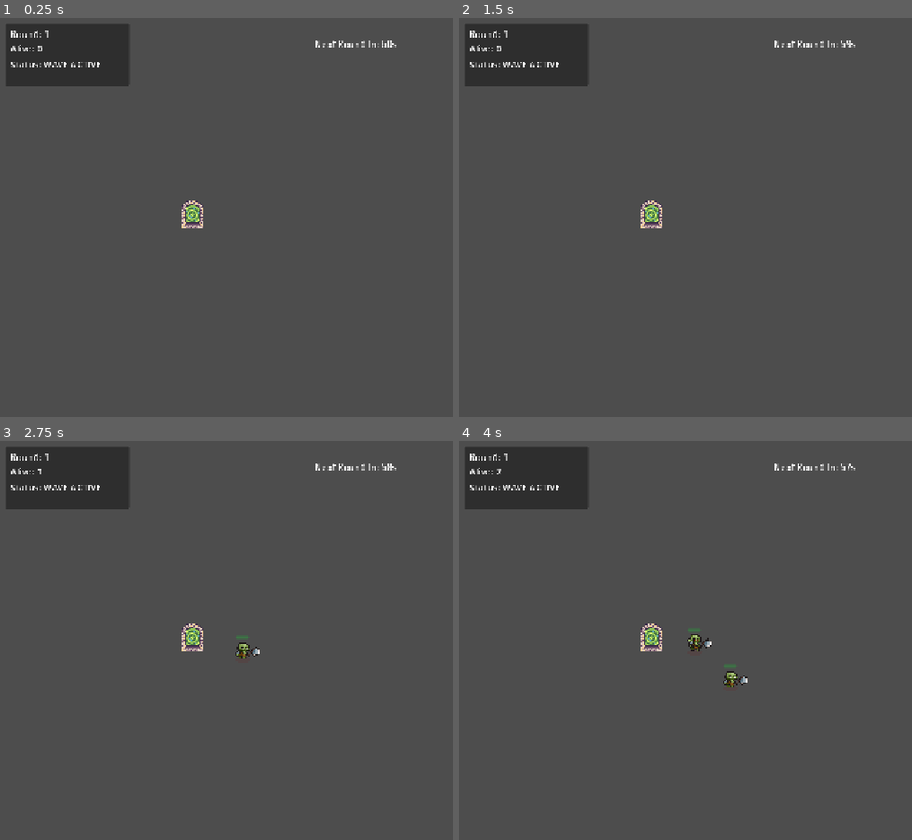
Above: before the commit, frames 1-4 (two rows, left to right).
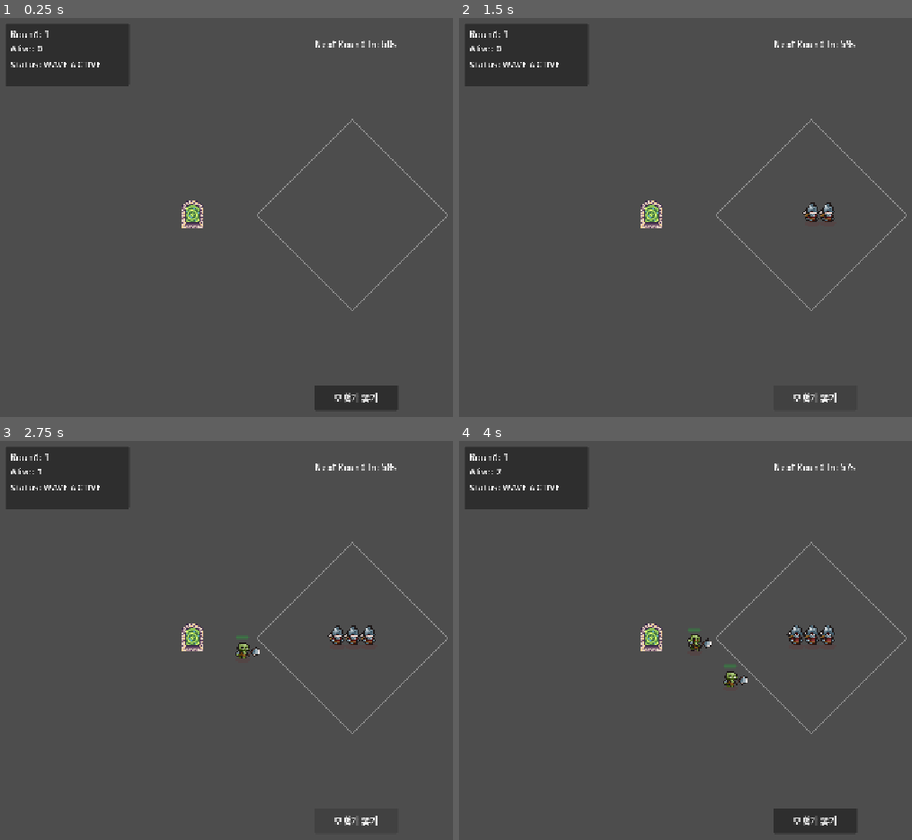
Above: after the commit, the same moments.

Repository: moriankimbusiness/heroes-are-made
Game: Godot game, scene res://scenes/levels/level_01.tscn
The game is run twice, just before and just after one commit, with the same random seed, the same clock (stepped at 60 frames per second) and the same inputs.
Inputs (mouse positions are in pixels of both pictures, inside the frame that each line leads up to):
- Up to frame 1 (0.25 s): no input
- Up to frame 2 (1.5 s): click (816, 397) at 0.5 s, where only the run after the commit has a clickable "모험가 뽑기"; click (816, 397) at 1.25 s, where only the run after the commit has a clickable "모험가 뽑기"
- Up to frame 3 (2.75 s): click (357, 820) at 2 s, where only the run after the commit has a clickable "모험가 뽑기"
- Up to frame 4 (4 s): move the mouse to (outside the picture) at 2.77 s; click (outside the picture) at 2.92 s; drag from (671, 660) to (780, 720) at 3.52 s

The runs differ from the first frame. In frame 1, 1.4% of the frame differs, in the area x 56-99%, y 25-99%; in frame 2, 0.7%; in frame 3, 0.8%; in frame 4, 1.7%.

Commit message:
Archive done TODO items and commit remaining project changes

Diff:
--- /dev/null
+++ b/assets/shaders/outline.gdshader
@@ -0,0 +1,21 @@
+shader_type canvas_item;
+
+uniform bool enabled = false;
+uniform vec4 outline_color : source_color = vec4(1.0, 1.0, 1.0, 1.0);
+uniform float width : hint_range(0.0, 10.0) = 1.0;
+
+void fragment() {
+	vec4 col = texture(TEXTURE, UV);
+	if (enabled && col.a < 0.5) {
+		vec2 ps = TEXTURE_PIXEL_SIZE;
+		float a = 0.0;
+		a += texture(TEXTURE, UV + vec2(-ps.x * width, 0.0)).a;
+		a += texture(TEXTURE, UV + vec2(ps.x * width, 0.0)).a;
+		a += texture(TEXTURE, UV + vec2(0.0, -ps.y * width)).a;
+		a += texture(TEXTURE, UV + vec2(0.0, ps.y * width)).a;
+		if (a > 0.0) {
+			col = outline_color;
+		}
+	}
+	COLOR = col;
+}
--- /dev/null
+++ b/scenes/heroes/base/hero_base.tscn
@@ -0,0 +1,303 @@
+[gd_scene format=3 uid="uid://6d25jelm06ao"]
+
+[ext_resource type="Script" uid="uid://n2jhiom70bwy" path="res://scripts/heroes/Hero.gd" id="1_hero"]
+[ext_resource type="Texture2D" uid="uid://dpvp507feuu68" path="res://assets/sprites/characters/Soldier.png" id="2_soldier"]
+[ext_resource type="Shader" uid="uid://cj2ur78opyjbh" path="res://assets/shaders/outline.gdshader" id="3_outline"]
+
+[sub_resource type="ShaderMaterial" id="ShaderMaterial_outline"]
+resource_local_to_scene = true
+shader = ExtResource("3_outline")
+shader_parameter/enabled = false
+shader_parameter/outline_color = Color(1, 1, 1, 1)
+shader_parameter/width = 1.0
+
+[sub_resource type="AtlasTexture" id="AtlasTexture_2_0"]
+atlas = ExtResource("2_soldier")
+region = Rect2(0, 200, 100, 100)
+
+[sub_resource type="AtlasTexture" id="AtlasTexture_2_1"]
+atlas = ExtResource("2_soldier")
+region = Rect2(100, 200, 100, 100)
+
+[sub_resource type="AtlasTexture" id="AtlasTexture_2_2"]
+atlas = ExtResource("2_soldier")
+region = Rect2(200, 200, 100, 100)
+
+[sub_resource type="AtlasTexture" id="AtlasTexture_2_3"]
+atlas = ExtResource("2_soldier")
+region = Rect2(300, 200, 100, 100)
+
+[sub_resource type="AtlasTexture" id="AtlasTexture_2_4"]
+atlas = ExtResource("2_soldier")
+region = Rect2(400, 200, 100, 100)
+
+[sub_resource type="AtlasTexture" id="AtlasTexture_2_5"]
+atlas = ExtResource("2_soldier")
+region = Rect2(500, 200, 100, 100)
+
+[sub_resource type="AtlasTexture" id="AtlasTexture_3_0"]
+atlas = ExtResource("2_soldier")
+region = Rect2(0, 300, 100, 100)
+
+[sub_resource type="AtlasTexture" id="AtlasTexture_3_1"]
+atlas = ExtResource("2_soldier")
+region = Rect2(100, 300, 100, 100)
+
+[sub_resource type="AtlasTexture" id="AtlasTexture_3_2"]
+atlas = ExtResource("2_soldier")
+region = Rect2(200, 300, 100, 100)
+
+[sub_resource type="AtlasTexture" id="AtlasTexture_3_3"]
+atlas = ExtResource("2_soldier")
+region = Rect2(300, 300, 100, 100)
+
+[sub_resource type="AtlasTexture" id="AtlasTexture_3_4"]
+atlas = ExtResource("2_soldier")
+region = Rect2(400, 300, 100, 100)
+
+[sub_resource type="AtlasTexture" id="AtlasTexture_3_5"]
+atlas = ExtResource("2_soldier")
+region = Rect2(500, 300, 100, 100)
+
+[sub_resource type="AtlasTexture" id="AtlasTexture_6_0"]
+atlas = ExtResource("2_soldier")
+region = Rect2(0, 600, 100, 100)
+
+[sub_resource type="AtlasTexture" id="AtlasTexture_6_1"]
+atlas = ExtResource("2_soldier")
+region = Rect2(100, 600, 100, 100)
+
+[sub_resource type="AtlasTexture" id="AtlasTexture_6_2"]
+atlas = ExtResource("2_soldier")
+region = Rect2(200, 600, 100, 100)
+
+[sub_resource type="AtlasTexture" id="AtlasTexture_6_3"]
+atlas = ExtResource("2_soldier")
+region = Rect2(300, 600, 100, 100)
+
+[sub_resource type="AtlasTexture" id="AtlasTexture_5_0"]
+atlas = ExtResource("2_soldier")
+region = Rect2(0, 500, 100, 100)
+
+[sub_resource type="AtlasTexture" id="AtlasTexture_5_1"]
+atlas = ExtResource("2_soldier")
+region = Rect2(100, 500, 100, 100)
+
+[sub_resource type="AtlasTexture" id="AtlasTexture_5_2"]
+atlas = ExtResource("2_soldier")
+region = Rect2(200, 500, 100, 100)
+
+[sub_resource type="AtlasTexture" id="AtlasTexture_5_3"]
+atlas = ExtResource("2_soldier")
+region = Rect2(300, 500, 100, 100)
+
+[sub_resource type="AtlasTexture" id="AtlasTexture_0_0"]
+atlas = ExtResource("2_soldier")
+region = Rect2(0, 0, 100, 100)
+
+[sub_resource type="AtlasTexture" id="AtlasTexture_0_1"]
+atlas = ExtResource("2_soldier")
+region = Rect2(100, 0, 100, 100)
+
+[sub_resource type="AtlasTexture" id="AtlasTexture_0_2"]
+atlas = ExtResource("2_soldier")
+region = Rect2(200, 0, 100, 100)
+
+[sub_resource type="AtlasTexture" id="AtlasTexture_0_3"]
+atlas = ExtResource("2_soldier")
+region = Rect2(300, 0, 100, 100)
+
+[sub_resource type="AtlasTexture" id="AtlasTexture_0_4"]
+atlas = ExtResource("2_soldier")
+region = Rect2(400, 0, 100, 100)
+
+[sub_resource type="AtlasTexture" id="AtlasTexture_0_5"]
+atlas = ExtResource("2_soldier")
+region = Rect2(500, 0, 100, 100)
+
+[sub_resource type="AtlasTexture" id="AtlasTexture_1_0"]
+atlas = ExtResource("2_soldier")
+region = Rect2(0, 100, 100, 100)
+
+[sub_resource type="AtlasTexture" id="AtlasTexture_1_1"]
+atlas = ExtResource("2_soldier")
+region = Rect2(100, 100, 100, 100)
+
+[sub_resource type="AtlasTexture" id="AtlasTexture_1_2"]
+atlas = ExtResource("2_soldier")
+region = Rect2(200, 100, 100, 100)
+
+[sub_resource type="AtlasTexture" id="AtlasTexture_1_3"]
+atlas = ExtResource("2_soldier")
+region = Rect2(300, 100, 100, 100)
+
+[sub_resource type="AtlasTexture" id="AtlasTexture_1_4"]
+atlas = ExtResource("2_soldier")
+region = Rect2(400, 100, 100, 100)
+
+[sub_resource type="AtlasTexture" id="AtlasTexture_1_5"]
+atlas = ExtResource("2_soldier")
+region = Rect2(500, 100, 100, 100)
+
+[sub_resource type="AtlasTexture" id="AtlasTexture_1_6"]
+atlas = ExtResource("2_soldier")
+region = Rect2(600, 100, 100, 100)
+
+[sub_resource type="AtlasTexture" id="AtlasTexture_1_7"]
+atlas = ExtResource("2_soldier")
+region = Rect2(700, 100, 100, 100)
+
+[sub_resource type="SpriteFrames" id="SpriteFrames_hero"]
+animations = [{
+"frames": [{
+"duration": 1.0,
+"texture": SubResource("AtlasTexture_2_0")
+}, {
+"duration": 1.0,
+"texture": SubResource("AtlasTexture_2_1")
+}, {
+"duration": 1.0,
+"texture": SubResource("AtlasTexture_2_2")
+}, {
+"duration": 1.0,
+"texture": SubResource("AtlasTexture_2_3")
+}, {
+"duration": 1.0,
+"texture": SubResource("AtlasTexture_2_4")
+}, {
+"duration": 1.0,
+"texture": SubResource("AtlasTexture_2_5")
+}],
+"loop": false,
+"name": &"attack01",
+"speed": 12.0
+}, {
+"frames": [{
+"duration": 1.0,
+"texture": SubResource("AtlasTexture_3_0")
+}, {
+"duration": 1.0,
+"texture": SubResource("AtlasTexture_3_1")
+}, {
+"duration": 1.0,
+"texture": SubResource("AtlasTexture_3_2")
+}, {
+"duration": 1.0,
+"texture": SubResource("AtlasTexture_3_3")
+}, {
+"duration": 1.0,
+"texture": SubResource("AtlasTexture_3_4")
+}, {
+"duration": 1.0,
+"texture": SubResource("AtlasTexture_3_5")
+}],
+"loop": false,
+"name": &"attack02",
+"speed": 12.0
+}, {
+"frames": [{
+"duration": 1.0,
+"texture": SubResource("AtlasTexture_6_0")
+}, {
+"duration": 1.0,
+"texture": SubResource("AtlasTexture_6_1")
+}, {
+"duration": 1.0,
+"texture": SubResource("AtlasTexture_6_2")
+}, {
+"duration": 1.0,
+"texture": SubResource("AtlasTexture_6_3")
+}],
+"loop": false,
+"name": &"death",
+"speed": 8.0
+}, {
+"frames": [{
+"duration": 1.0,
+"texture": SubResource("AtlasTexture_5_0")
+}, {
+"duration": 1.0,
+"texture": SubResource("AtlasTexture_5_1")
+}, {
+"duration": 1.0,
+"texture": SubResource("AtlasTexture_5_2")
+}, {
+"duration": 1.0,
+"texture": SubResource("AtlasTexture_5_3")
+}],
+"loop": false,
+"name": &"hurt",
+"speed": 10.0
+}, {
+"frames": [{
+"duration": 1.0,
+"texture": SubResource("AtlasTexture_0_0")
+}, {
+"duration": 1.0,
+"texture": SubResource("AtlasTexture_0_1")
+}, {
+"duration": 1.0,
+"texture": SubResource("AtlasTexture_0_2")
+}, {
+"duration": 1.0,
+"texture": SubResource("AtlasTexture_0_3")
+}, {
+"duration": 1.0,
+"texture": SubResource("AtlasTexture_0_4")
+}, {
+"duration": 1.0,
+"texture": SubResource("AtlasTexture_0_5")
+}],
+"loop": true,
+"name": &"idle",
+"speed": 8.0
+}, {
+"frames": [{
+"duration": 1.0,
+"texture": SubResource("AtlasTexture_1_0")
+}, {
+"duration": 1.0,
+"texture": SubResource("AtlasTexture_1_1")
+}, {
+"duration": 1.0,
+"texture": SubResource("AtlasTexture_1_2")
+}, {
+"duration": 1.0,
+"texture": SubResource("AtlasTexture_1_3")
+}, {
+"duration": 1.0,
+"texture": SubResource("AtlasTexture_1_4")
+}, {
+"duration": 1.0,
+"texture": SubResource("AtlasTexture_1_5")
+}, {
+"duration": 1.0,
+"texture": SubResource("AtlasTexture_1_6")
+}, {
+"duration": 1.0,
+"texture": SubResource("AtlasTexture_1_7")
+}],
+"loop": true,
+"name": &"walk",
+"speed": 10.0
+}]
+
+[sub_resource type="CapsuleShape2D" id="CapsuleShape2D_drag"]
+radius = 14.0
+height = 36.0
+
+[node name="HeroBase" type="Area2D" unique_id=1631851130 groups=["hero"]]
+collision_layer = 8
+collision_mask = 0
+script = ExtResource("1_hero")
+
+[node name="AnimatedSprite2D" type="AnimatedSprite2D" parent="." unique_id=383494157]
+material = SubResource("ShaderMaterial_outline")
+scale = Vector2(2, 2)
+sprite_frames = SubResource("SpriteFrames_hero")
+animation = &"idle"
+autoplay = "idle"
+
+[node name="DragShape" type="CollisionShape2D" parent="." unique_id=240656232]
+position = Vector2(-2, -3)
+shape = SubResource("CapsuleShape2D_drag")
--- a/scenes/levels/level_01.tscn
+++ b/scenes/levels/level_01.tscn
@@ -1,5 +1,5 @@
-[gd_scene format=3]
+[gd_scene format=3 uid="uid://cps2nklxkca5f"]
 
-[ext_resource type="PackedScene" path="res://scenes/levels/level_base.tscn" id="1_8rj3d"]
+[ext_resource type="PackedScene" uid="uid://bc8vvkbuc5mro" path="res://scenes/levels/level_base.tscn" id="1_8rj3d"]
 
-[node name="Level" instance=ExtResource("1_8rj3d")]
+[node name="Level" unique_id=1716989527 instance=ExtResource("1_8rj3d")]
--- a/scenes/levels/level_base.tscn
+++ b/scenes/levels/level_base.tscn
@@ -6,6 +6,7 @@
 [ext_resource type="PackedScene" uid="uid://cy3xax8p7da1h" path="res://scenes/portal.tscn" id="3_o2tba"]
 [ext_resource type="PackedScene" uid="uid://jg52hv41yh4p" path="res://scenes/enemies/variants/enemy_orc2.tscn" id="4_h5f3e"]
 [ext_resource type="PackedScene" path="res://scenes/round/round_system.tscn" id="5_scmn0"]
+[ext_resource type="PackedScene" path="res://scenes/playground/playground.tscn" id="6_playground"]
 
 [sub_resource type="Curve2D" id="Curve2D_rd3vj"]
 _data = {
@@ -43,3 +44,6 @@
 position = Vector2(-220, 0)
 rotates = false
 script = ExtResource("1_j1m2n")
+
+[node name="PlayGround" parent="." instance=ExtResource("6_playground")]
+position = Vector2(635, 357)
--- /dev/null
+++ b/scenes/playground/playground.tscn
@@ -0,0 +1,43 @@
+[gd_scene format=3]
+
+[ext_resource type="Script" path="res://scripts/playground/PlayGround.gd" id="1_playground"]
+[ext_resource type="Script" path="res://scripts/playground/ui/HeroSummonUI.gd" id="2_summon_ui"]
+[ext_resource type="PackedScene" path="res://scenes/heroes/base/hero_base.tscn" id="3_hero"]
+
+[node name="PlayGround" type="Node2D"]
+script = ExtResource("1_playground")
+hero_scene = ExtResource("3_hero")
+
+[node name="DiamondOutline" type="Line2D" parent="."]
+points = PackedVector2Array(-170, 0, 0, -170, 170, 0, 0, 170, -170, 0)
+width = 2.0
+default_color = Color(1, 1, 1, 0.35)
+
+[node name="HeroContainer" type="Node2D" parent="."]
+y_sort_enabled = true
+
+[node name="HeroHUD" type="CanvasLayer" parent="."]
+script = ExtResource("2_summon_ui")
+
+[node name="BottomCenterUI" type="Control" parent="HeroHUD"]
+layout_mode = 3
+anchors_preset = 7
+anchor_left = 0.5
+anchor_top = 1.0
+anchor_right = 0.5
+anchor_bottom = 1.0
+offset_left = -75.0
+offset_top = -60.0
+offset_right = 75.0
+offset_bottom = -16.0
+grow_horizontal = 2
+grow_vertical = 0
+
+[node name="SummonButton" type="Button" parent="HeroHUD/BottomCenterUI"]
+layout_mode = 1
+anchors_preset = 15
+anchor_right = 1.0
+anchor_bottom = 1.0
+grow_horizontal = 2
+grow_vertical = 2
+text = "모험가 뽑기"
--- /dev/null
+++ b/scripts/playground/ui/HeroSummonUI.gd
@@ -0,0 +1,12 @@
+extends CanvasLayer
+
+@onready var summon_button: Button = $BottomCenterUI/SummonButton
+
+
+func _ready() -> void:
+	summon_button.pressed.connect(_on_summon_button_pressed)
+
+
+func _on_summon_button_pressed() -> void:
+	var playground: Node2D = get_parent()
+	playground.summon_hero()
Not shown, added: assets/shaders/outline.gdshader.uid
Not shown, added: scripts/playground/ui/HeroSummonUI.gd.uid
Not shown, changed: TODO.md
Not shown, added: docs/todo/2026-02-4w/2026-02-23.md
